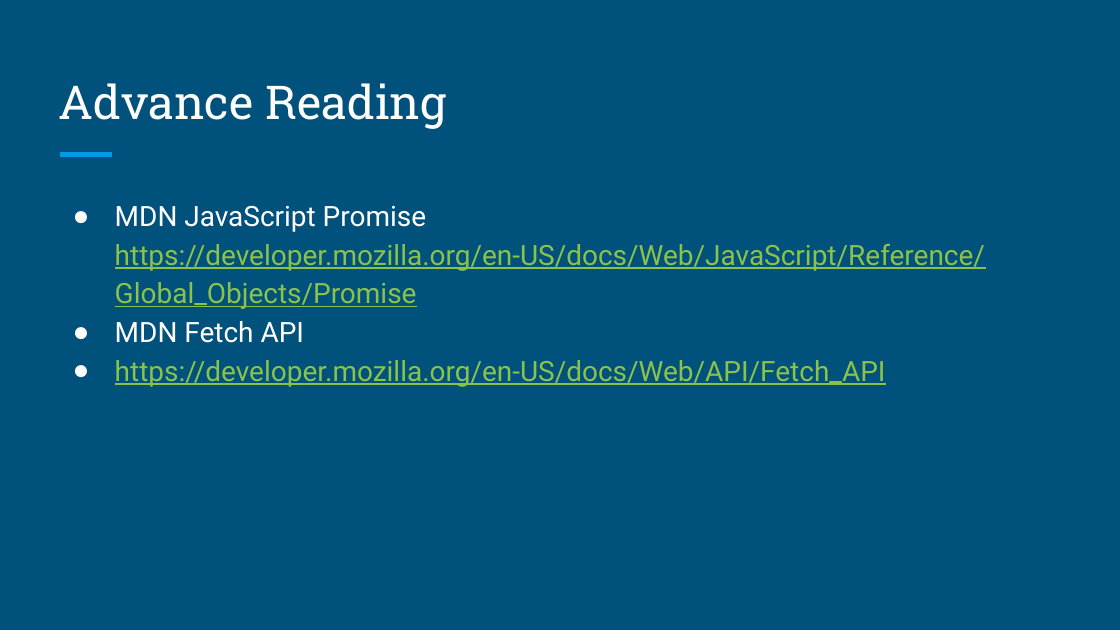
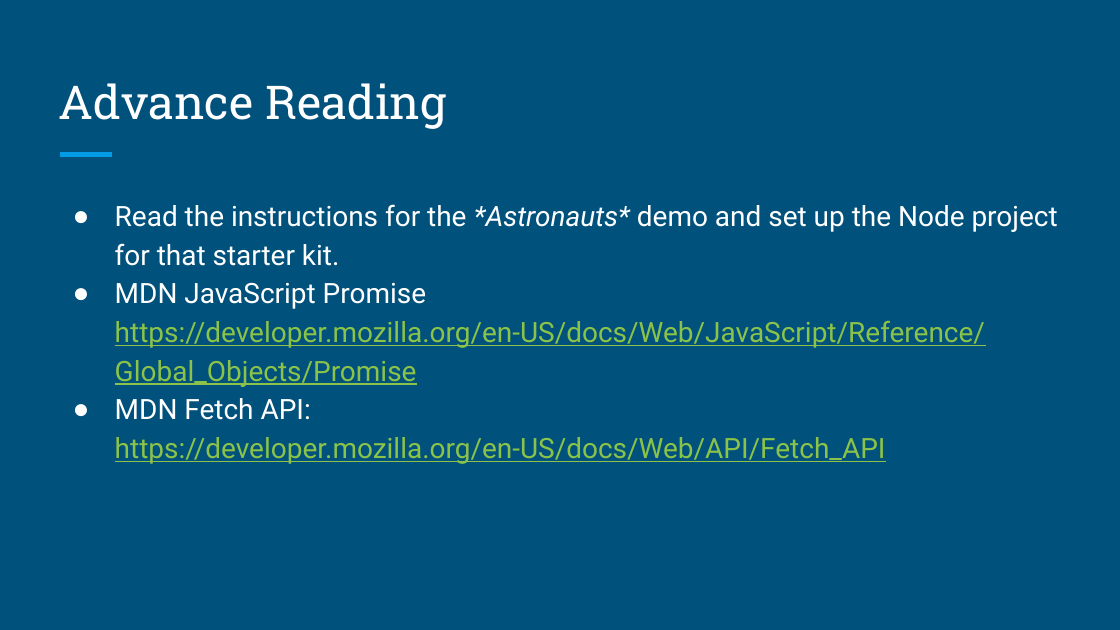
Before and after one commit to dmit-2008/DMIT2008-OE01-Fall-2026, a slide deck: slide 20 of docs/slides/DMIT2008-Week1-Day2-new.pptx (slide 15 before the commit). Drawn at 1120x630 pixels with LibreOffice and Linux fonts; fonts in the diff are those of the drawing. Boxes give left, top, right and bottom in pixels: in the first picture for what was removed or moved away, otherwise in the second. Text is boxed around its words. In the diff, an @@ line names an element or a change of style, - is before the commit and + after.

```diff
--- a/docs/slides/DMIT2008-Week1-Day2-new.pptx
+++ b/docs/slides/DMIT2008-Week1-Day2-new.pptx
@@ text at (115, 204, 1058, 266): paragraph added @@
+● Read the instructions for the *Astronauts* demo and set up the Node project for that starter kit.
@@ text at (115, 398, 886, 464): text changed @@
-● MDN Fetch API
-● https://developer.mozilla.org/en-US/docs/Web/API/Fetch_API
+● MDN Fetch API: https://developer.mozilla.org/en-US/docs/Web/API/Fetch_API
```
Also in this commit, not shown: 2 other slides changed, 6 slides added, 1 slide removed, 1 other file.
